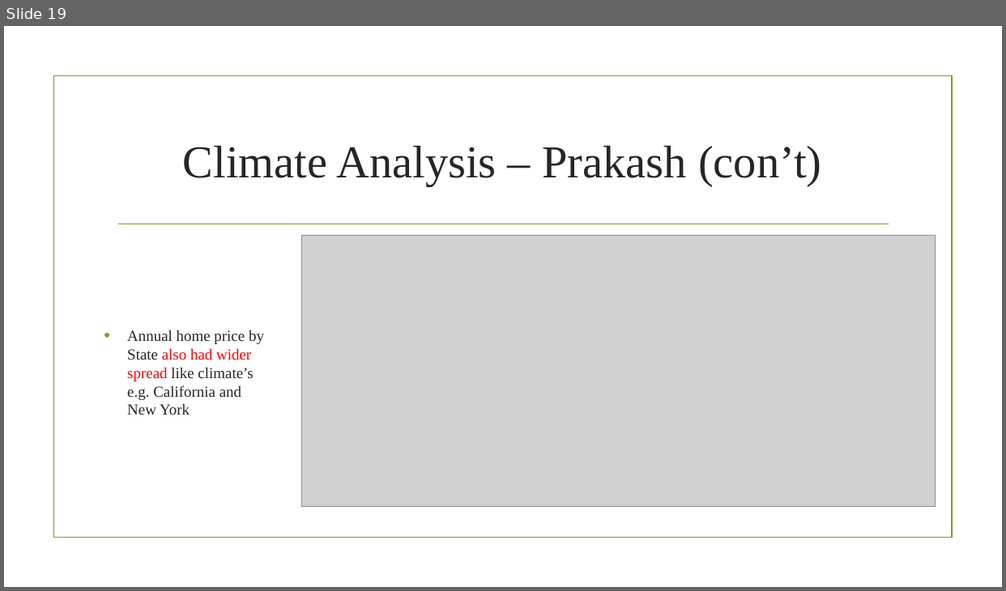
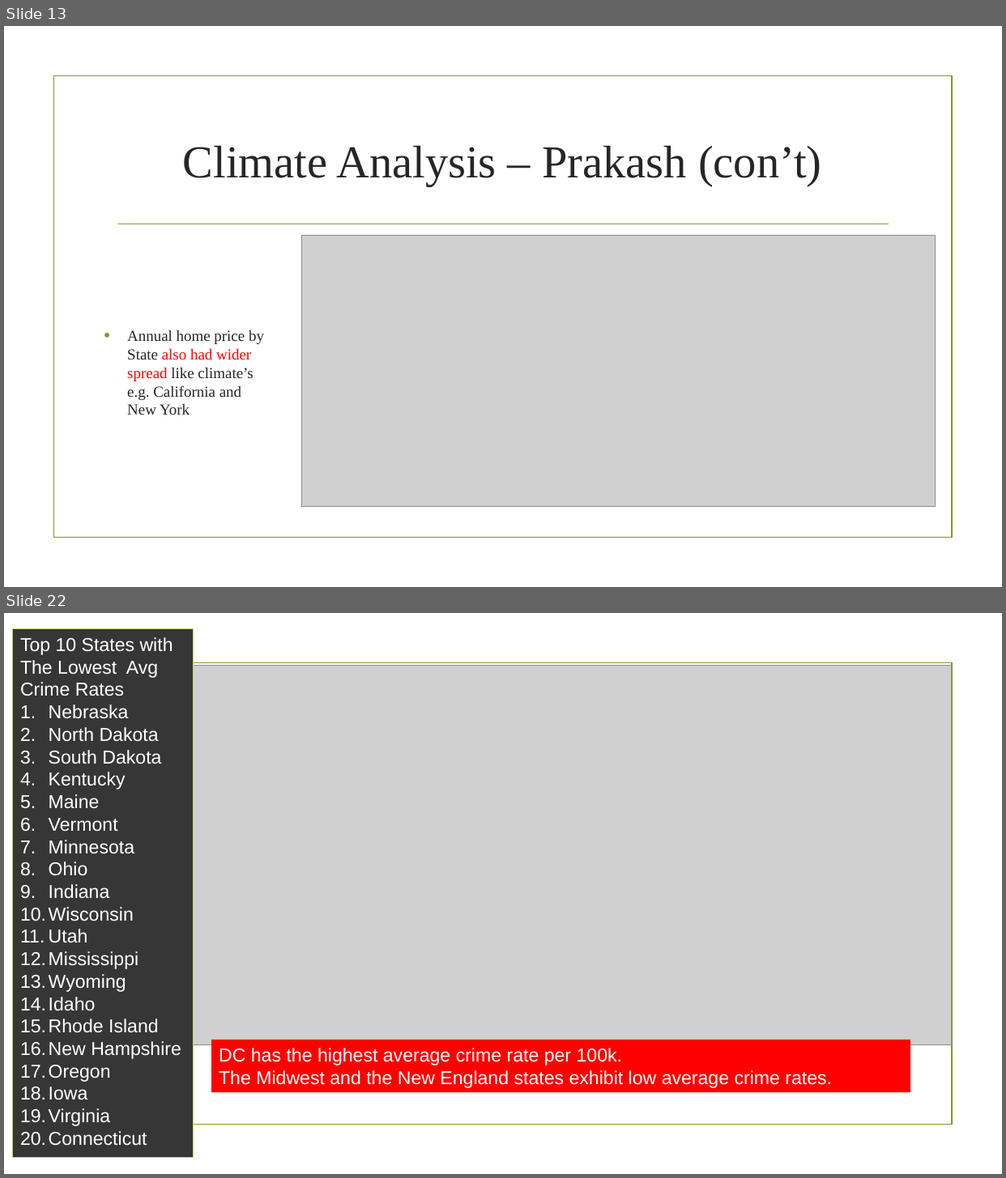
Before and after one commit to prakashbalasubramaniam/The_Incredible_Quad, a slide deck: Working_Presentation.pptx. Shown one above the other, each under a label of ours: slide 19 before the commit, slides 13 and 22 after it; the slides between them are not shown. The pictures are 1006x591 and 1006x1178 pixels, drawn with LibreOffice and Linux fonts; fonts in the diff are those of the drawing; grey boxes stand for pictures; background and template pictures are left out. Boxes give left, top, right and bottom in pixels: in the first picture for what was removed or moved away, otherwise in the second. Text is boxed around its words. In the diff, an @@ line names an element or a change of style, - is before the commit and + after.

Commit message:
Update Working_Presentation with conclusion and BestStateChoice2018.pptx

```diff
--- a/Working_Presentation.pptx
+++ b/Working_Presentation.pptx
@@ slide 22 added at bbox=[4, 613, 1002, 1174], background picture (left out); not listed: 1 template element that a slide beside it also shows @@
@@ rectangle added at bbox=[13, 629, 194, 1159], fill #363636, outline #C1D66B 0.75 pt, 18 pt, text #FFFFFF @@
+Top 10 States with
+The Lowest Avg Crime Rates
+1. Nebraska
+2. North Dakota
+3. South Dakota
+4. Kentucky
+5. Maine
+6. Vermont
+7. Minnesota
+8. Ohio
+9. Indiana
+10. Wisconsin
+11. Utah
+12. Mississippi
+13. Wyoming
+14. Idaho
+15. Rhode Island
+16. New Hampshire
+17. Oregon
+18. Iowa
+19. Virginia
+20. Connecticut
@@ picture added at bbox=[190, 666, 952, 1046] @@
@@ rectangle added at bbox=[211, 1040, 910, 1093], fill #FF0000, 18 pt, text #FFFFFF @@
+DC has the highest average crime rate per 100k.
+The Midwest and the New England states exhibit low average crime rates.
@@ what was slide 19 is now slide 13 @@
```
Also in this commit, not shown: 5 slides changed, 9 other slides added, 3 slides removed, 1 other file.
